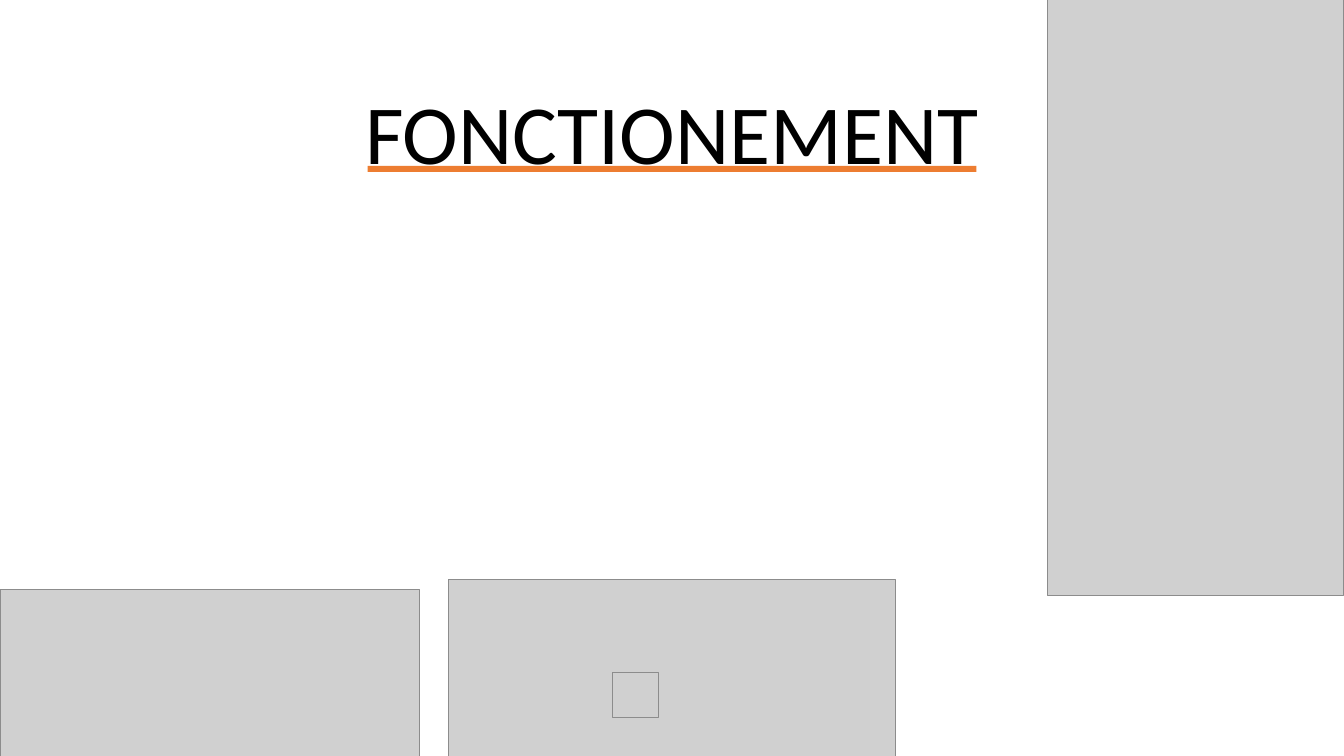
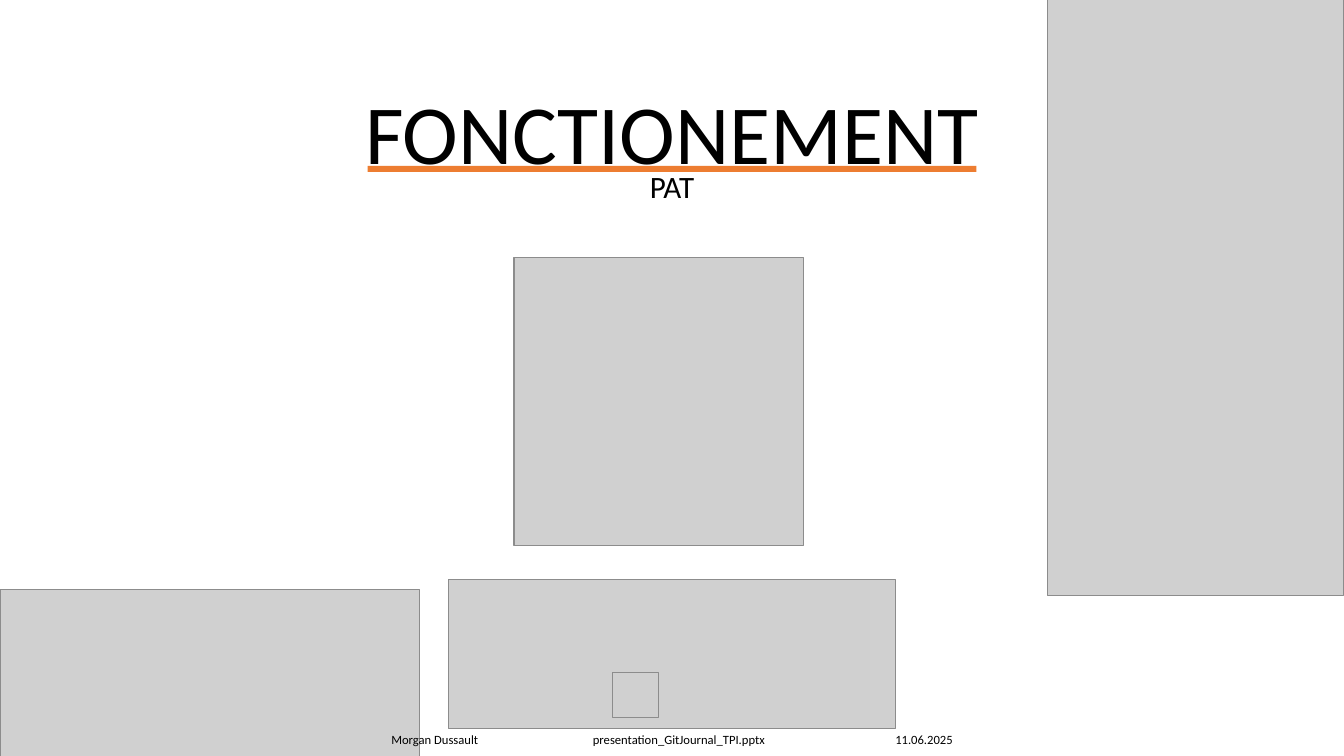
Before and after one commit to Morgan-DD/GitJournal, a slide deck: slide 12 of presentation/presentation_GitJournal_TPI.pptx (slide 10 before the commit). Drawn at 1344x756 pixels with LibreOffice and Linux fonts; fonts in the diff are those of the drawing; grey boxes stand for pictures. Boxes give left, top, right and bottom in pixels: in the first picture for what was removed or moved away, otherwise in the second. Text is boxed around its words. In the diff, an @@ line names an element or a change of style, - is before the commit and + after.

```diff
--- a/presentation/presentation_GitJournal_TPI.pptx
+++ b/presentation/presentation_GitJournal_TPI.pptx
@@ subtitle added at [650,178,694,198], 22.2 pt, text #000000 @@
+PAT
@@ picture added at [514,257,804,545] @@
@@ picture: place and size @@
-picture at [449,580,896,756]
+picture at [449,580,896,729]
@@ text added at [391,733,952,747], 9 pt, text #000000 @@
+Morgan Dussault presentation_GitJournal_TPI.pptx 11.06.2025
```
Also in this commit, not shown: 14 other slides changed, 11 slides added, 19 other files.
